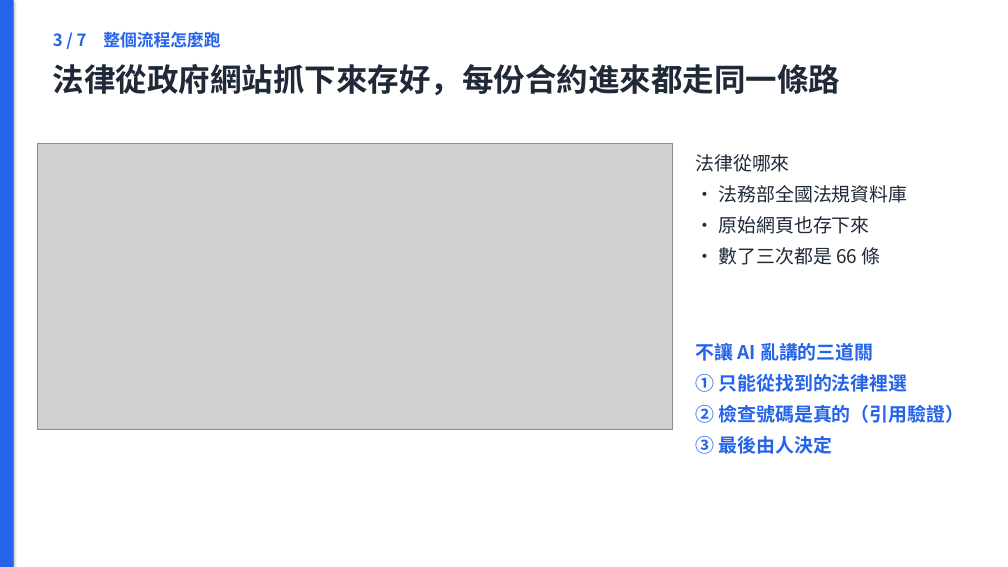
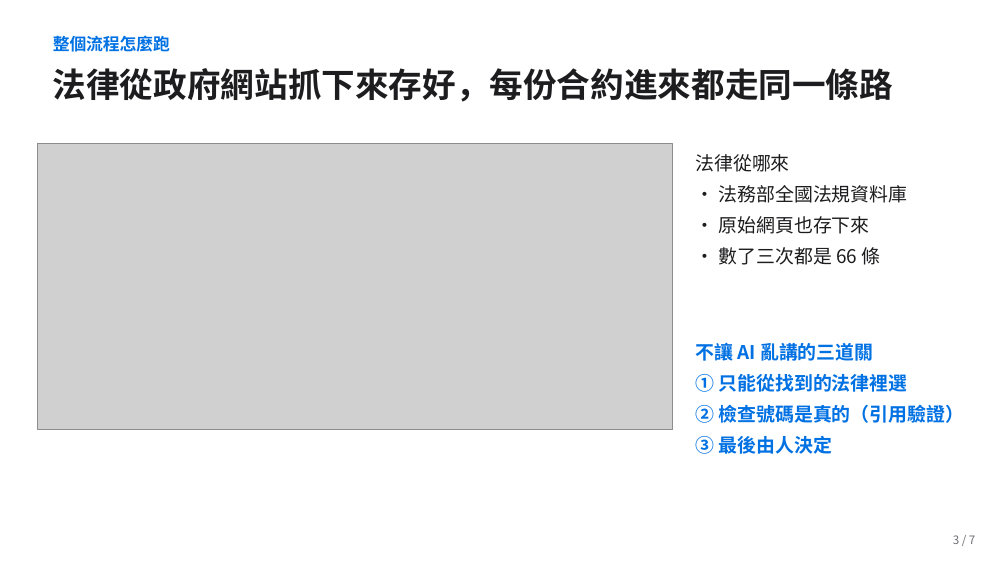
Before and after one commit to jaylooloomi/contract-check, a slide deck: slide 5 of docs/deck/合約外規檢查_簡報.pptx. Drawn at 1008x567 pixels with LibreOffice and Linux fonts; fonts in the diff are those of the drawing; grey boxes stand for pictures. Boxes give left, top, right and bottom in pixels: in the first picture for what was removed or moved away, otherwise in the second. Text is boxed around its words. In the diff, an @@ line names an element or a change of style, - is before the commit and + after.

```diff
--- a/docs/deck/合約外規檢查_簡報.pptx
+++ b/docs/deck/合約外規檢查_簡報.pptx
@@ rectangle removed at [0, 0, 14, 567] @@
@@ text at [53, 33, 170, 55]: text changed; text colour #2563EB to #0071E3 @@
-3 / 7 整個流程怎麼跑
+整個流程怎麼跑
@@ text "法律從政府網站抓下來存好，每份合約進來都走同一條路" at [53, 68, 893, 102]: size 30 to 32 pt, text colour #1F2937 to #1D1D1F @@
@@ text "法律從哪來" at [695, 154, 908, 265]: text colour #1F2937 to #1D1D1F @@
@@ text "不讓 AI 亂講的三道關" at [695, 342, 965, 454]: text colour #2563EB to #0071E3 @@
@@ text added at [953, 535, 975, 544], 11 pt, text #6E6E73 @@
+3 / 7
```
Also in this commit, not shown: 9 other slides changed, 13 other files.
